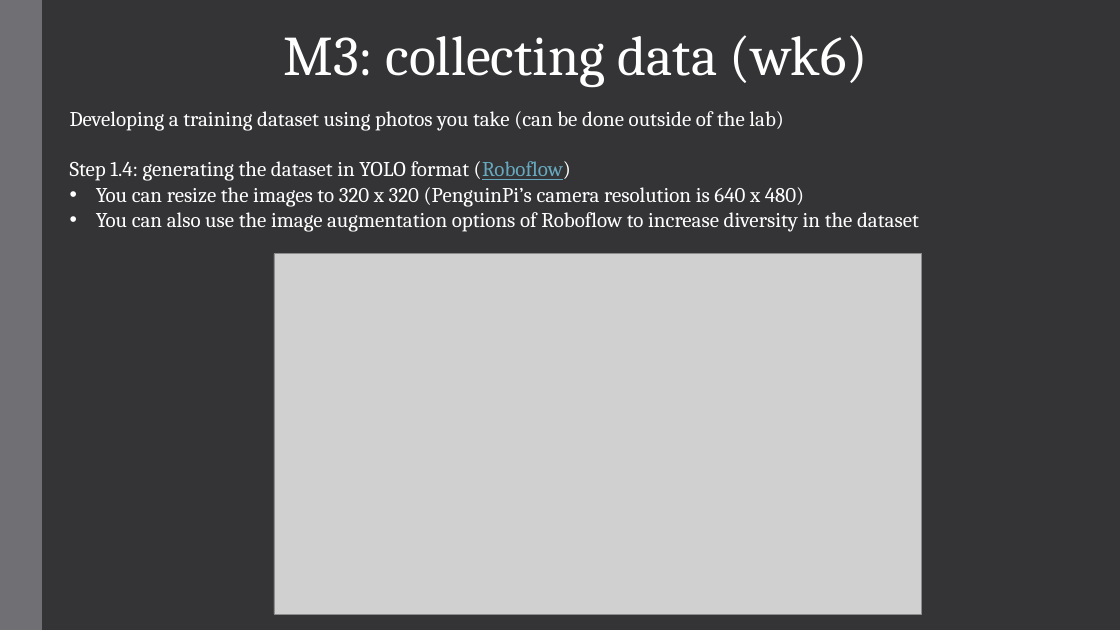
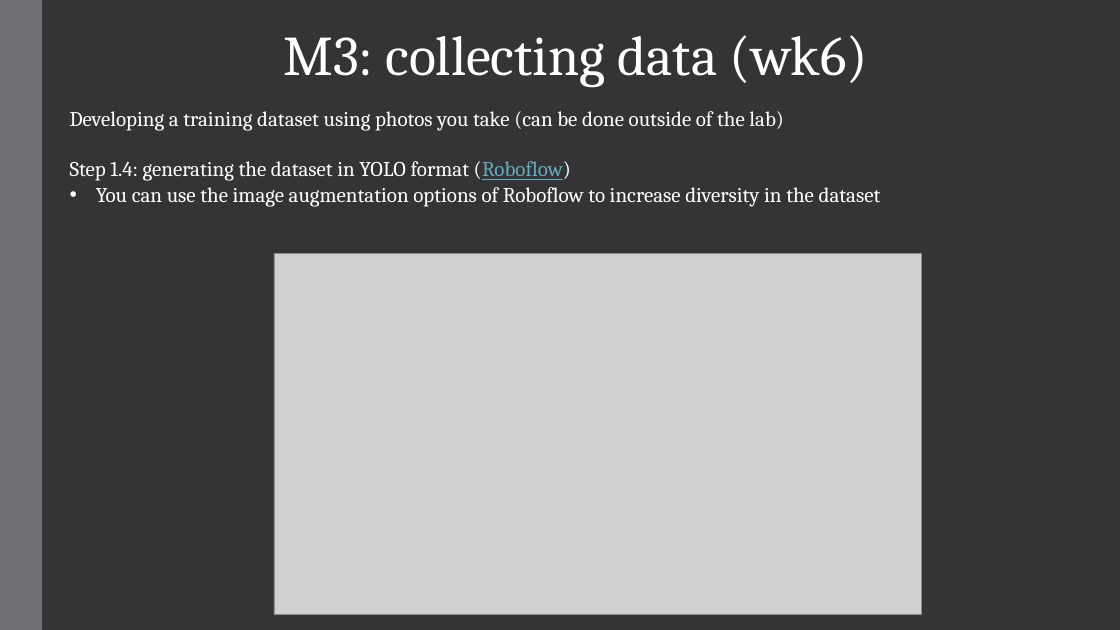
Before and after one commit to tianleimin/ECE4078_Lab_2023, a slide deck: slide 8 of Week06-07/M3_slides/Lab3_1.pptx. Drawn at 1120x630 pixels with LibreOffice and Linux fonts; fonts in the diff are those of the drawing; grey boxes stand for pictures. Boxes give left, top, right and bottom in pixels: in the first picture for what was removed or moved away, otherwise in the second. Text is boxed around its words. In the diff, an @@ line names an element or a change of style, - is before the commit and + after.

Commit message:
minor M3 slides edit

```diff
--- a/Week06-07/M3_slides/Lab3_1.pptx
+++ b/Week06-07/M3_slides/Lab3_1.pptx
@@ text at bbox=[96, 187, 881, 207]: text changed @@
-• You can resize the images to 320 x 320 (PenguinPi’s camera resolution is 640 x 480)
-• You can also use the image augmentation options of Roboflow to increase diversity in the dataset
+• You can use the image augmentation options of Roboflow to increase diversity in the dataset
```
Also in this commit, not shown: 1 other file.
